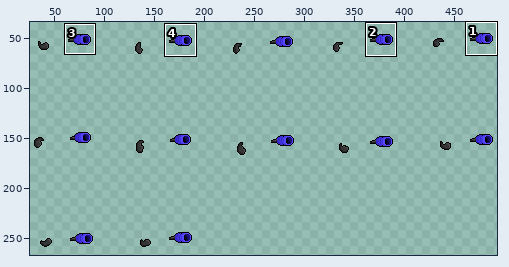
File history of a sprite sheet, MetaBoy/spritesheets_stx/Weapon/STX-Blaster_Base.png. Above: a wide view before the commit, with the close-up outlined.
Close-up. Old version:
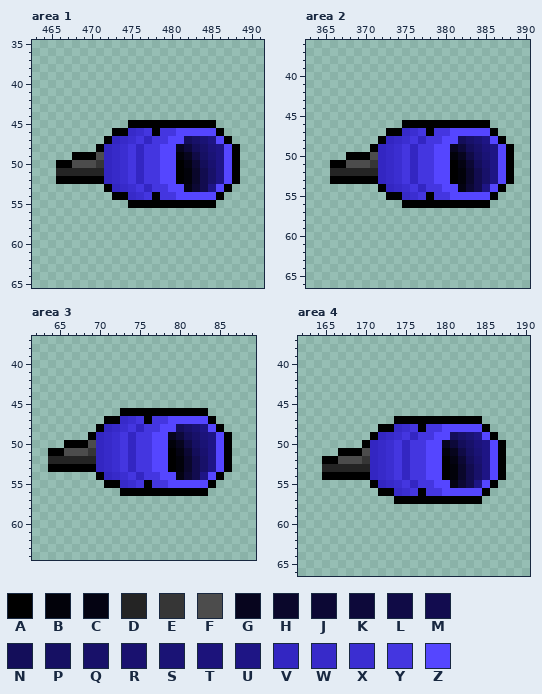
The file is 500x300 pixels. Colours within 5 levels of each other are drawn and written as one. Shown: area 1: x 463..491, y 35..65; area 2: x 363..390, y 36..66; area 3: x 62..89, y 37..64; area 4: x 162..190, y 37..66. The wide view leaves out empty margins. The commit also changed other parts of the picture, which this record leaves out.
Palette (. is transparent): A #000000  B #02020a  C #040312  D #242424  E #363636  F #4c4c4c  G #07051e  H #0a072b  J #0c0834  K #0d093a  L #100b46  M #120c4f  N #140e5a  P #161063  Q #181169  R #19116f  S #1a1375  T #1c137b  U #1e1585  V #3326c2  W #372ac9  X #3b2ed1  Y #4436e0  Z #5546ff
Pixels before, area 1, first column x 466:
45 .........AAAAAAAAAAA...
46 .......AAWXYAYYZZZZZA..
47 ......AVWXYVYYZZNQSUZA.
48 .....AVWXYVYYZZGKNQTUZA
49 ..AAAFVWXYVYYZZBGLPSUZA
50 AAFFFEVWXYVYYZZACJNRUZA
51 DDDDDDVWXYVYYZZABHMQUZA
52 AAAAAAVWXYVYYZZABHMQUZA
53 ......AVWXYVYYZZCJMUZA.
54 .......AAWXYAYYZZZZZA..
55 .........AAAAAAAAAAA...
Pixels before, area 2, first column x 366:
46 .........AAAAAAAAAAA...
47 .......AAWXYAYYZZZZZA..
48 ......AVWXYVYYZZNQSUZA.
49 .....AVWXYVYYZZGKNQTUZA
50 ..AAAFVWXYVYYZZBGLPSUZA
51 AAFFFEVWXYVYYZZACJNRUZA
52 DDDDDDVWXYVYYZZABHMQUZA
53 AAAAAAVWXYVYYZZABHMQUZA
54 ......AVWXYVYYZZCJMUZA.
55 .......AAWXYAYYZZZZZA..
56 .........AAAAAAAAAAA...
Pixels before, area 3, first column x 64:
46 .........AAAAAAAAAAA...
47 .......AAWXYAYYZZZZZA..
48 ......AVWXYVYYZZNQSUZA.
49 .....AVWXYVYYZZGKNQTUZA
50 ..AAAFVWXYVYYZZBGLPSUZA
51 AAFFFEVWXYVYYZZACJNRUZA
52 DDDDDDVWXYVYYZZABHMQUZA
53 AAAAAAVWXYVYYZZABHMQUZA
54 ......AVWXYVYYZZCJMUZA.
55 .......AAWXYAYYZZZZZA..
56 .........AAAAAAAAAAA...
Pixels before, area 4, first column x 165:
47 .........AAAAAAAAAAA...
48 .......AAWXYAYYZZZZZA..
49 ......AVWXYVYYZZNQSUZA.
50 .....AVWXYVYYZZGKNQTUZA
51 ..AAAFVWXYVYYZZBGLPSUZA
52 AAFFFEVWXYVYYZZACJNRUZA
53 DDDDDDVWXYVYYZZABHMQUZA
54 AAAAAAVWXYVYYZZABHMQUZA
55 ......AVWXYVYYZZCJMUZA.
56 .......AAWXYAYYZZZZZA..
57 .........AAAAAAAAAAA...
Now the later version:
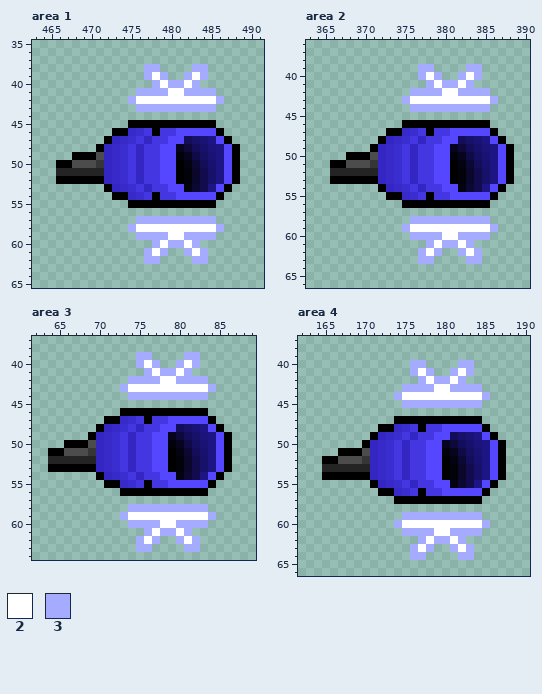
Colours new in this view: 2 #ffffff  3 #a5abff
The exact change:
Changed rows in their new state; - is an unchanged pixel.
Area 1:
first column x 475:
38 --33----33--
39 --323--323--
40 ---323323---
41 -3333223333-
42 322222222223
43 -3333333333-
first column x 475:
57 -3333333333-
58 322222222223
59 -3333223333-
60 ---323323---
61 --323--323--
62 --33----33--
Area 2:
first column x 375:
39 --33----33--
40 --323--323--
41 ---323323---
42 -3333223333-
43 322222222223
44 -3333333333-
first column x 375:
58 -3333333333-
59 322222222223
60 -3333223333-
61 ---323323---
62 --323--323--
63 --33----33--
Area 3:
first column x 73:
39 --33----33--
40 --323--323--
41 ---323323---
42 -3333223333-
43 322222222223
44 -3333333333-
first column x 73:
58 -3333333333-
59 322222222223
60 -3333223333-
61 ---323323---
62 --323--323--
63 --33----33--
Area 4:
first column x 174:
40 --33----33--
41 --323--323--
42 ---323323---
43 -3333223333-
44 322222222223
45 -3333333333-
first column x 174:
59 -3333333333-
60 322222222223
61 -3333223333-
62 ---323323---
63 --323--323--
64 --33----33--
